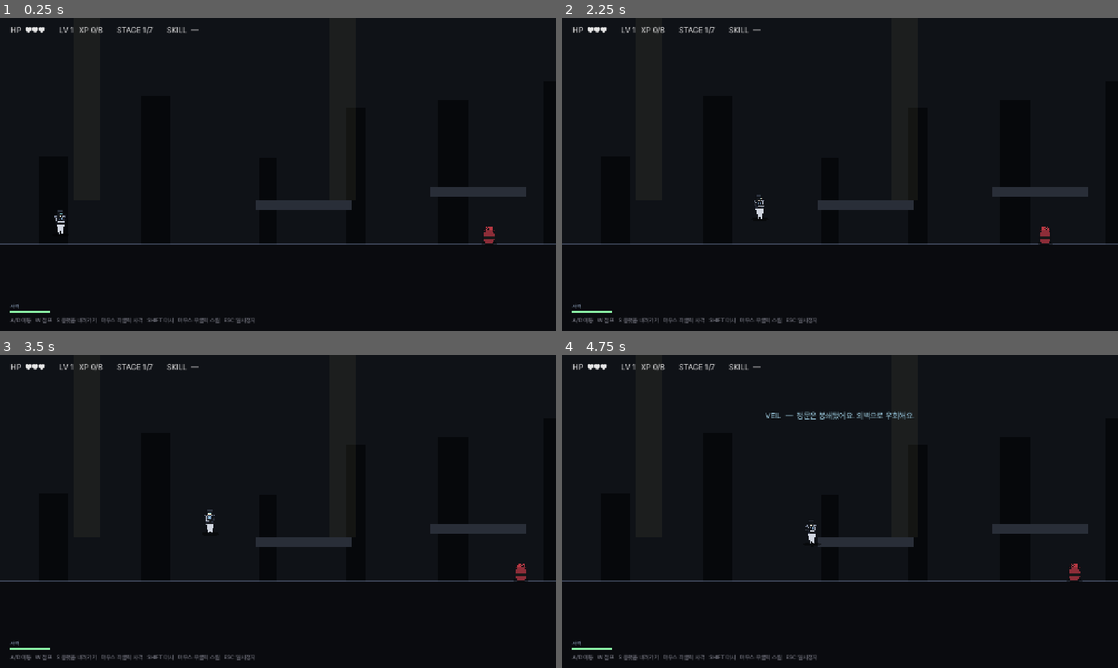
Above: before the commit, frames 1-4 (two rows, left to right).
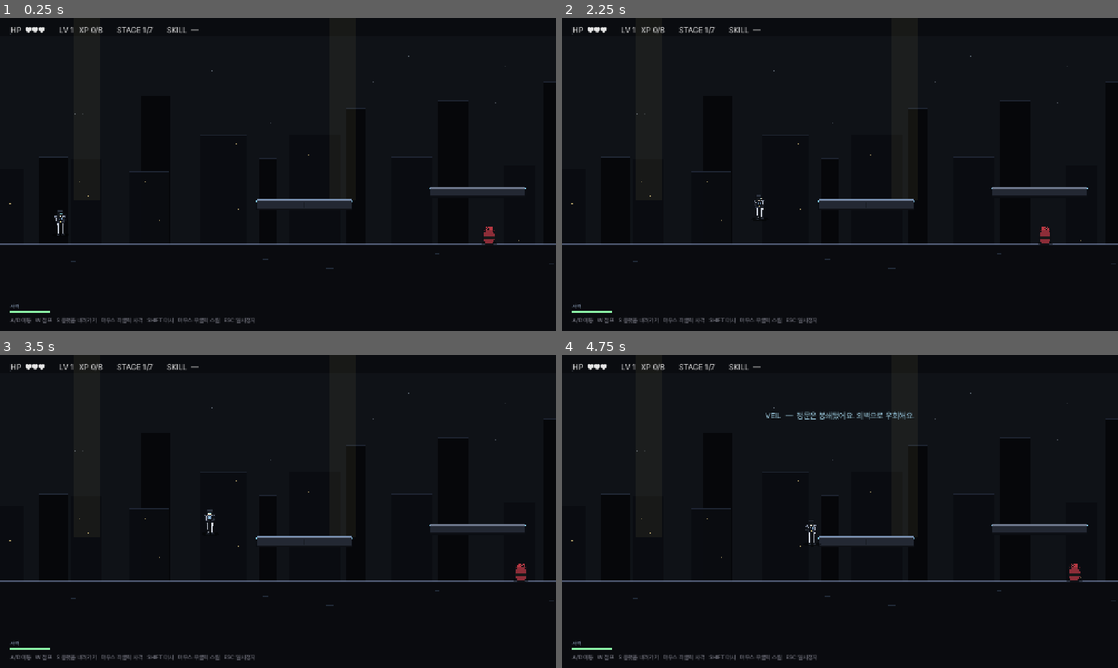
Above: after the commit, the same moments.

Repository: soomin007/EyesOnYou
Game: Godot game, scene res://scenes/stage.tscn
Same seed, same stepped clock (60 frames per second), same inputs: the game is played once before the commit and once after it. This scene is started directly instead of the project's main scene.
Inputs (mouse positions are in pixels of both pictures, inside the frame that each line leads up to):
- Up to frame 1 (0.25 s): no input
- Up to frame 2 (2.25 s): tap Enter at 0.5 s; move the mouse to (962, 158) at 0.52 s; hold J (attack) 0.53-1.28 s; hold D (move_right) 0.53-2.03 s; click (962, 158) at 0.67 s; tap W (jump) at 0.77, 1.52 s; move the mouse to (728, 190) at 1.27 s; tap Shift (dash) at 1.35 s; move the mouse to (895, 105) at 2.02 s; hold A (move_left) from 2.03 s (still down); tap Space at 2.1 s
- Up to frame 3 (3.5 s): move the mouse to (250, 574) at 2.77 s; release A (move_left) at 2.78 s; hold D (move_right) from 2.78 s (still down); tap K at 2.85 s; click (250, 574) at 2.92 s; tap W (jump) at 3.02 s
- Up to frame 4 (4.75 s): move the mouse to (1006, 558) at 3.52 s; hold J (attack) 3.53-4.28 s; tap W (jump) at 3.77, 4.52 s; move the mouse to (673, 464) at 4.27 s; release D (move_right) at 4.28 s; hold A (move_left) from 4.28 s (still down); tap Shift (dash) at 4.35 s

The runs differ from the first frame. In frame 1, 1.3% of the frame differs, in the area x 0-100%, y 12-81%; in frame 2, 1.3%; in frame 3, 1.3%; in frame 4, 1.3%.

Commit message:
feat(visual): Player 다리 분리 + 맵 비주얼 디테일 업그레이드
CharacterArt — Player:
- 상체/왼다리/오른다리/신발을 별개 polygon으로 분리. 통합 V형이 콘처럼
  보이던 문제 해결. 앞다리는 살짝 밝게(원근 인상)
- 벨트 위치 허리 라인(-34~-28)으로 조정

Stage — 맵 비주얼:
- _build_background: 상단 비네팅 2단 그라디언트, 별/티끌 80개,
  후경(어두운) + 중경(창문 점등) 2층 building 실루엣 + 윗면 highlight
- _build_ground: 상단 4px 밝은 패널, 패널 라인 stripe 28px 간격,
  바닥 마커 점들(랜덤 위치)
- _build_platform: 단색 ColorRect → 3단 패널(밝은 상부 4px / 본체 16px /
  그림자 4px) + 외곽선 박스(Line2D) + 상단 발광 라인 + 좌우 모서리
  발광 캡 + 폭 120 이상 시 가운데 seam 라인
- _build_wall: 본체 + 안쪽 발광 라인 + 60px 간격 수평 패널 seam
- 헬퍼 _add_filled_rect / _add_silhouette_pillar 추가

Co-Authored-By: Claude Opus 4.7 (1M context) <noreply@anthropic.com>

Diff:
--- a/scripts/CharacterArt.gd
+++ b/scripts/CharacterArt.gd
@@ -29,14 +29,38 @@
 	torso.name = "Torso"
 	root.add_child(torso)
 
-	# 상체 어깨 11 → 하체 무릎 7 → 발 5로 좁아지는 V형 비례.
+	# 상체(어깨~가랑이) — 두 다리는 별도 polygon으로 분리해 다리답게.
 	_filled(torso, Color(0.82, 0.84, 0.88), PackedVector2Array([
 		Vector2(-11, -46), Vector2(11, -46),
-		Vector2(11, -30), Vector2(9, -22),
-		Vector2(7, -12), Vector2(5, -2),
-		Vector2(2, -2), Vector2(0, -8), Vector2(-2, -2),
-		Vector2(-5, -2), Vector2(-7, -12), Vector2(-9, -22),
-		Vector2(-11, -30),
+		Vector2(10, -36), Vector2(9, -28),
+		Vector2(-9, -28), Vector2(-10, -36),
+	]))
+
+	# 왼 다리 — 허벅지 너비 6 → 정강이 4 (무릎에서 살짝 좁아짐).
+	_filled(torso, Color(0.78, 0.80, 0.84), PackedVector2Array([
+		Vector2(-9, -28), Vector2(-3, -28),
+		Vector2(-3, -16),
+		Vector2(-3, -4),
+		Vector2(-7, -4),
+		Vector2(-7, -16),
+	]))
+	# 오른 다리 — 좌우 대칭. 색상 살짝 밝게(앞다리 인상).
+	_filled(torso, Color(0.84, 0.86, 0.90), PackedVector2Array([
+		Vector2(3, -28), Vector2(9, -28),
+		Vector2(7, -16),
+		Vector2(7, -4),
+		Vector2(3, -4),
+		Vector2(3, -16),
+	]))
+	# 왼 신발
+	_filled(torso, Color(0.16, 0.18, 0.22), PackedVector2Array([
+		Vector2(-9, -4), Vector2(-2, -4),
+		Vector2(-2, 0), Vector2(-9, 0),
+	]))
+	# 오른 신발
+	_filled(torso, Color(0.16, 0.18, 0.22), PackedVector2Array([
+		Vector2(2, -4), Vector2(9, -4),
+		Vector2(9, 0), Vector2(2, 0),
 	]))
 
 	# 어깨 패드 (양쪽) — 어깨 11 비례에 맞춰 살짝 바깥으로 돌출
@@ -47,13 +71,13 @@
 		Vector2(7, -46), Vector2(13, -46), Vector2(13, -40), Vector2(8, -40),
 	]))
 
-	# 벨트 — 허리(11) 라인에 맞춤
+	# 벨트 — 허리 라인(가랑이 위)
 	_filled(torso, Color(0.18, 0.20, 0.26), PackedVector2Array([
-		Vector2(-11, -30), Vector2(11, -30), Vector2(9, -26), Vector2(-9, -26),
+		Vector2(-10, -34), Vector2(10, -34), Vector2(9, -28), Vector2(-9, -28),
 	]))
 	# 벨트 버클
 	_filled(torso, Color(0.85, 0.78, 0.50), PackedVector2Array([
-		Vector2(-2, -29), Vector2(2, -29), Vector2(2, -27), Vector2(-2, -27),
+		Vector2(-2, -33), Vector2(2, -33), Vector2(2, -30), Vector2(-2, -30),
 	]))
 
 	# 가슴 패널
--- a/scripts/Stage.gd
+++ b/scripts/Stage.gd
@@ -674,37 +674,95 @@
 func _build_background() -> void:
 	# 세계 크기에 맞춰 배경 확장
 	var bg_height: float = _world_size.y + 600.0
+	var bg_w: float = STAGE_LENGTH + 400.0
 	var bg := ColorRect.new()
 	bg.color = _stage_color()
 	bg.position = Vector2(-200, -300)
-	bg.size = Vector2(STAGE_LENGTH + 400.0, bg_height)
+	bg.size = Vector2(bg_w, bg_height)
 	bg.z_index = -20
 	add_child(bg)
 
-	# 위쪽 그라디언트 (어두운 천장)
-	var top_grad := ColorRect.new()
-	top_grad.color = Color(0, 0, 0, 0.55)
-	top_grad.position = Vector2(-200, -300)
-	top_grad.size = Vector2(STAGE_LENGTH + 400.0, 320.0)
-	top_grad.z_index = -19
-	add_child(top_grad)
-
-	# 멀리 있는 실루엣 기둥 — HORIZONTAL 맵에서만 (VERTICAL/ARENA에선 시각적으로 안 어울림)
+	# 상단 비네팅 — 진한 부분에서 점진 페이드. 두 겹으로 깊이감.
+	var top_dark := ColorRect.new()
+	top_dark.color = Color(0, 0, 0, 0.65)
+	top_dark.position = Vector2(-200, -300)
+	top_dark.size = Vector2(bg_w, 220.0)
+	top_dark.z_index = -19
+	add_child(top_dark)
+	var top_fade := ColorRect.new()
+	top_fade.color = Color(0, 0, 0, 0.30)
+	top_fade.position = Vector2(-200, -80)
+	top_fade.size = Vector2(bg_w, 200.0)
+	top_fade.z_index = -19
+	add_child(top_fade)
+
+	# 별/티끌 — 어두운 톤 위에 랜덤 작은 점 (아주 옅음)
+	var srng := RandomNumberGenerator.new()
+	srng.seed = GameState.current_stage * 911 + 17
+	var star_count: int = 80
+	for i in star_count:
+		var s := ColorRect.new()
+		var sa: float = srng.randf_range(0.10, 0.32)
+		s.color = Color(0.85, 0.92, 1.0, sa)
+		s.position = Vector2(srng.randf_range(-150, STAGE_LENGTH + 150), srng.randf_range(-280, GROUND_Y - 200))
+		var sz: float = srng.randf_range(1.0, 2.4)
+		s.size = Vector2(sz, sz)
+		s.z_index = -18
+		add_child(s)
+
+	# 멀리 있는 실루엣 기둥 — HORIZONTAL 맵에서만
 	if _world_type != "HORIZONTAL":
 		return
 	var rng := RandomNumberGenerator.new()
 	rng.seed = GameState.current_stage * 7919 + 13
+	# 후경 — 멀리, 어두움
 	var x: float = -100.0
 	while x < STAGE_LENGTH + 200.0:
 		var w: float = rng.randf_range(40.0, 90.0)
 		var h: float = rng.randf_range(180.0, 380.0)
-		var pillar := ColorRect.new()
-		pillar.color = Color(0.02, 0.025, 0.035, 0.85)
-		pillar.position = Vector2(x, GROUND_Y - h)
-		pillar.size = Vector2(w, h + 20.0)
-		pillar.z_index = -15
-		add_child(pillar)
+		_add_silhouette_pillar(Vector2(x, GROUND_Y - h), Vector2(w, h + 20.0), Color(0.02, 0.025, 0.035, 0.88), -15)
 		x += w + rng.randf_range(80.0, 220.0)
+	# 중경 — 살짝 가깝고 더 어두움 + 옥상 안테나/창문 점
+	var rng2 := RandomNumberGenerator.new()
+	rng2.seed = GameState.current_stage * 7919 + 41
+	var x2: float = -60.0
+	while x2 < STAGE_LENGTH + 200.0:
+		var w2: float = rng2.randf_range(60.0, 130.0)
+		var h2: float = rng2.randf_range(120.0, 260.0)
+		var pos2: Vector2 = Vector2(x2, GROUND_Y - h2)
+		var sz2: Vector2 = Vector2(w2, h2 + 20.0)
+		_add_silhouette_pillar(pos2, sz2, Color(0.04, 0.05, 0.07, 0.95), -13)
+		# 작은 창문 점들 (옅은 따뜻색)
+		var win_rows: int = int(h2 / 30.0)
+		for r in win_rows:
+			if rng2.randf() < 0.35:
+				var win := ColorRect.new()
+				win.color = Color(0.95, 0.85, 0.55, rng2.randf_range(0.35, 0.65))
+				win.position = Vector2(pos2.x + rng2.randf_range(8, w2 - 12), pos2.y + 18 + r * 30 + rng2.randf_range(0, 6))
+				win.size = Vector2(rng2.randf_range(2, 4), rng2.randf_range(2, 3))
+				win.z_index = -12
+				add_child(win)
+		x2 += w2 + rng2.randf_range(60.0, 180.0)
+
+# 후경 실루엣 — Polygon2D + 미세한 외곽 highlight 라인.
+func _add_silhouette_pillar(pos: Vector2, size: Vector2, color: Color, z: int) -> void:
+	var p := Polygon2D.new()
+	p.color = color
+	p.polygon = PackedVector2Array([
+		pos,
+		Vector2(pos.x + size.x, pos.y),
+		Vector2(pos.x + size.x, pos.y + size.y),
+		Vector2(pos.x, pos.y + size.y),
+	])
+	p.z_index = z
+	add_child(p)
+	# 윗면 가는 highlight (도시 윤곽 강조)
+	var line := ColorRect.new()
+	line.color = Color(0.18, 0.22, 0.30, 0.55)
+	line.position = pos
+	line.size = Vector2(size.x, 1.0)
+	line.z_index = z + 1
+	add_child(line)
 
 func _build_ground() -> void:
 	var ground := StaticBody2D.new()
@@ -718,18 +776,46 @@
 	col.position = Vector2(STAGE_LENGTH * 0.5, GROUND_Y + 100.0)
 	ground.add_child(col)
 
+	var fw: float = STAGE_LENGTH + 400.0
+	# 바닥 본체 (어두운)
 	var floor_visual := ColorRect.new()
 	floor_visual.color = Color(0.04, 0.045, 0.06)
 	floor_visual.position = Vector2(-200, GROUND_Y)
-	floor_visual.size = Vector2(STAGE_LENGTH + 400.0, 300.0)
+	floor_visual.size = Vector2(fw, 300.0)
 	add_child(floor_visual)
-
-	# 바닥 위 가는 라이트 라인 (지평선 강조)
+	# 바닥 상단 패널 (살짝 밝음, 4px) — 깊이감
+	var floor_top := ColorRect.new()
+	floor_top.color = Color(0.10, 0.12, 0.16)
+	floor_top.position = Vector2(-200, GROUND_Y)
+	floor_top.size = Vector2(fw, 4.0)
+	add_child(floor_top)
+	# 지평선 발광 라인 (위)
 	var line := ColorRect.new()
-	line.color = Color(0.55, 0.62, 0.78, 0.35)
+	line.color = Color(0.55, 0.62, 0.78, 0.55)
 	line.position = Vector2(-200, GROUND_Y - 1.0)
-	line.size = Vector2(STAGE_LENGTH + 400.0, 1.0)
+	line.size = Vector2(fw, 1.4)
 	add_child(line)
+	# 바닥 패널 라인들 — 일정 간격 수평 stripe (질감)
+	var stripe_y: float = GROUND_Y + 18.0
+	while stripe_y < GROUND_Y + 240.0:
+		var stripe := ColorRect.new()
+		stripe.color = Color(0.10, 0.12, 0.16, 0.35)
+		stripe.position = Vector2(-200, stripe_y)
+		stripe.size = Vector2(fw, 1.0)
+		add_child(stripe)
+		stripe_y += 28.0
+	# 바닥 노이즈 — 작은 점 패널 마커 (랜덤)
+	var grng := RandomNumberGenerator.new()
+	grng.seed = GameState.current_stage * 421 + 9
+	var gx: float = -100.0
+	while gx < STAGE_LENGTH + 200.0:
+		var gap: float = grng.randf_range(140.0, 280.0)
+		var dot := ColorRect.new()
+		dot.color = Color(0.14, 0.18, 0.24, 0.85)
+		dot.position = Vector2(gx, GROUND_Y + grng.randf_range(8.0, 60.0))
+		dot.size = Vector2(grng.randf_range(8.0, 18.0), 2.0)
+		add_child(dot)
+		gx += gap
 
 var _map_data: Dictionary = {}
 
@@ -1098,17 +1184,67 @@
 	col.position = Vector2(x, y)
 	body.add_child(col)
 
-	var visual := ColorRect.new()
-	visual.color = Color(0.16, 0.18, 0.22)
-	visual.position = Vector2(x - w * 0.5, y - 12.0)
-	visual.size = Vector2(w, 24.0)
-	add_child(visual)
-	# 플랫폼 위 가는 라이트
-	var top := ColorRect.new()
-	top.color = Color(0.55, 0.62, 0.78, 0.55)
-	top.position = Vector2(x - w * 0.5, y - 12.0)
-	top.size = Vector2(w, 1.0)
-	add_child(top)
+	# 플랫폼 비주얼 — 3단 패널(밝은 상부 / 어두운 본체 / 더 어두운 그림자) + 외곽선
+	# + 상단 발광 라인 + 좌우 모서리 발광 캡으로 입체감.
+	var px: float = x - w * 0.5
+	var py: float = y - 12.0
+	# 본체 (16px, 어두운)
+	_add_filled_rect(Vector2(px, py + 4.0), Vector2(w, 16.0), Color(0.14, 0.16, 0.20))
+	# 상단 패널 (4px, 밝은)
+	_add_filled_rect(Vector2(px, py), Vector2(w, 4.0), Color(0.42, 0.46, 0.54))
+	# 하단 패널 (4px, 가장 어두운 — 그림자)
+	_add_filled_rect(Vector2(px, py + 20.0), Vector2(w, 4.0), Color(0.06, 0.07, 0.09))
+	# 본체 표면 마이크로 패널 라인 (입체감) — 너비가 충분할 때만
+	if w >= 120.0:
+		var seam_x: float = px + w * 0.5
+		var seam := ColorRect.new()
+		seam.color = Color(0.06, 0.07, 0.09, 0.65)
+		seam.position = Vector2(seam_x - 0.5, py + 6.0)
+		seam.size = Vector2(1.0, 12.0)
+		add_child(seam)
+	# 외곽선 박스
+	var outline := Line2D.new()
+	outline.points = PackedVector2Array([
+		Vector2(px, py),
+		Vector2(px + w, py),
+		Vector2(px + w, py + 24.0),
+		Vector2(px, py + 24.0),
+	])
+	outline.closed = true
+	outline.width = 1.4
+	outline.default_color = Color(0.04, 0.05, 0.07, 0.95)
+	outline.antialiased = true
+	add_child(outline)
+	# 상단 발광 라인 (착지면 인지)
+	var glow := ColorRect.new()
+	glow.color = Color(0.65, 0.78, 0.95, 0.7)
+	glow.position = Vector2(px + 2.0, py - 1.0)
+	glow.size = Vector2(w - 4.0, 1.6)
+	add_child(glow)
+	# 좌우 모서리 발광 캡
+	var cap_l := ColorRect.new()
+	cap_l.color = Color(0.55, 0.85, 1.0, 0.9)
+	cap_l.position = Vector2(px - 2.0, py + 2.0)
+	cap_l.size = Vector2(3.0, 4.0)
+	add_child(cap_l)
+	var cap_r := ColorRect.new()
+	cap_r.color = Color(0.55, 0.85, 1.0, 0.9)
+	cap_r.position = Vector2(px + w - 1.0, py + 2.0)
+	cap_r.size = Vector2(3.0, 4.0)
+	add_child(cap_r)
+
+# 단순 사각형 폴리곤 — 외곽선 없는 채움. _build_platform/_build_background에서 사용.
+func _add_filled_rect(pos: Vector2, size: Vector2, color: Color) -> Polygon2D:
+	var p := Polygon2D.new()
+	p.color = color
+	p.polygon = PackedVector2Array([
+		pos,
+		Vector2(pos.x + size.x, pos.y),
+		Vector2(pos.x + size.x, pos.y + size.y),
+		Vector2(pos.x, pos.y + size.y),
+	])
+	add_child(p)
+	return p
 
 func _build_wall(x: float) -> void:
 	# 세로 맵에서도 벽이 월드 전체 높이를 덮도록 height를 동적으로.
@@ -1122,6 +1258,29 @@
 	col.shape = shape
 	col.position = Vector2(x, _world_size.y * 0.5)
 	body.add_child(col)
+
+	# 벽 시각 — 본체 + 안쪽 모서리 발광 라인 + 패널 분할 (수직 stripe).
+	var wx: float = x - 30.0
+	var wtop: float = -200.0
+	var wh: float = wall_height
+	_add_filled_rect(Vector2(wx, wtop), Vector2(60.0, wh), Color(0.06, 0.07, 0.09))
+	# 안쪽 면(보이는 쪽) — STAGE_LENGTH 끝(x>STAGE_LENGTH)이면 왼쪽이 안쪽, 시작(x<0)이면 오른쪽이 안쪽
+	var inner_x: float = (wx + 56.0) if x < 0.0 else wx
+	var glow := ColorRect.new()
+	glow.color = Color(0.55, 0.78, 0.95, 0.55)
+	glow.position = Vector2(inner_x, wtop)
+	glow.size = Vector2(2.0, wh)
+	glow.z_index = -2
+	add_child(glow)
+	# 수평 패널 분할 라인 (60px 간격)
+	var ly: float = wtop + 40.0
+	while ly < wtop + wh:
+		var seam := ColorRect.new()
+		seam.color = Color(0.02, 0.03, 0.04, 0.85)
+		seam.position = Vector2(wx, ly)
+		seam.size = Vector2(60.0, 1.0)
+		add_child(seam)
+		ly += 60.0
 
 func _build_player() -> void:
 	player = CharacterBody2D.new()
